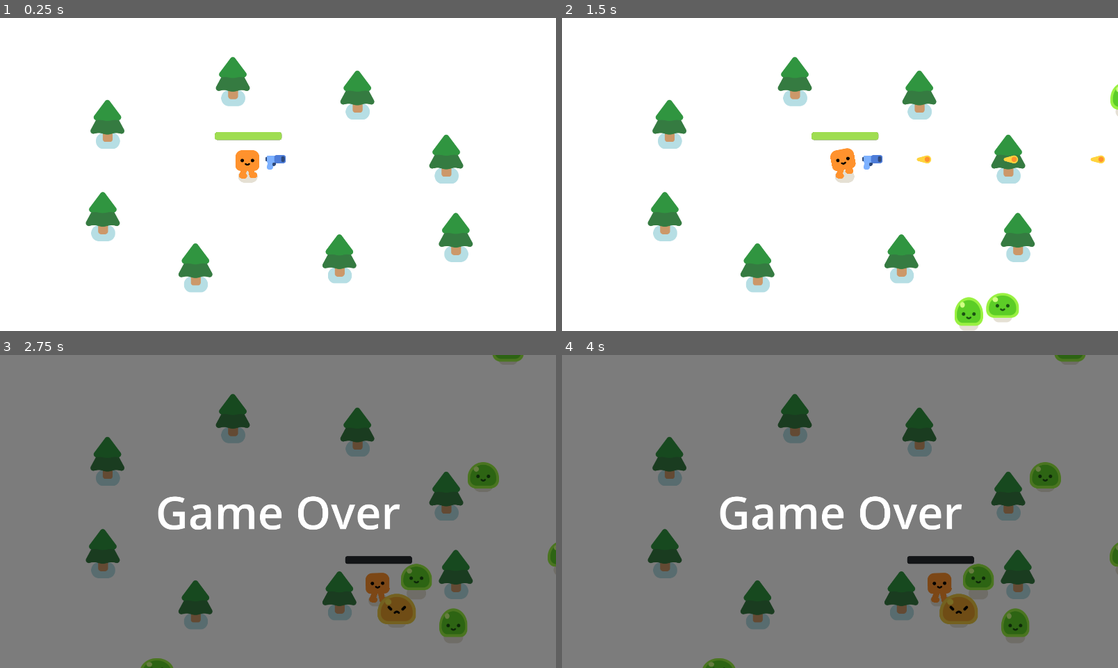
Above: before the commit, frames 1-4 (two rows, left to right).
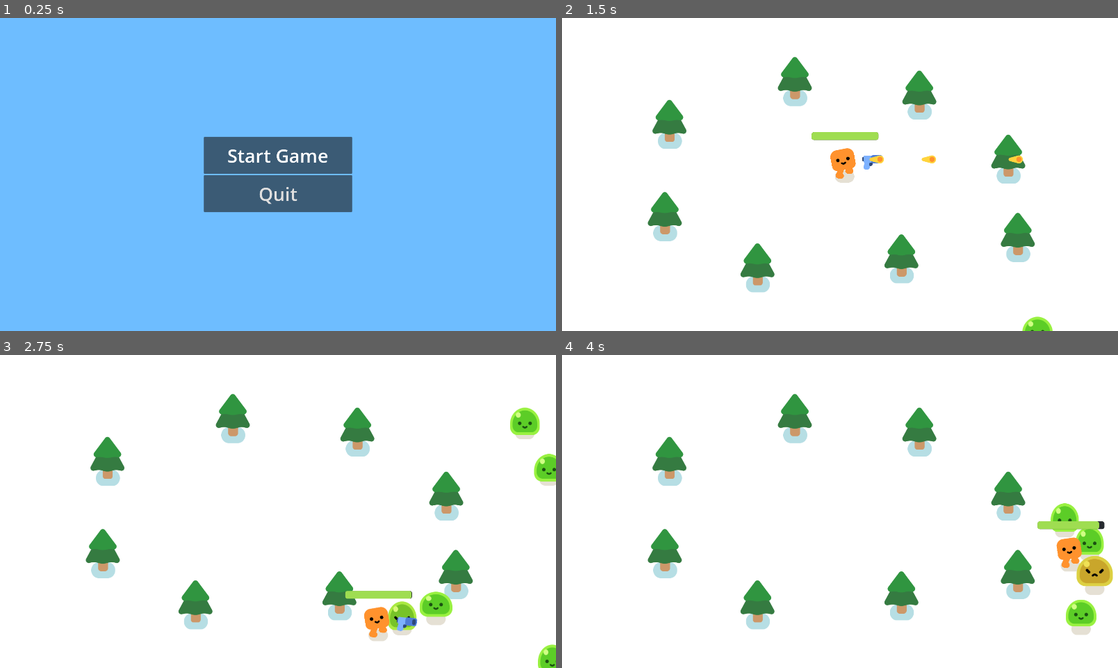
Above: after the commit, the same moments.

Repository: Q8T7/Vampire-survivor
Game: Godot game, scene res://start_menu.tscn
Same seed, same stepped clock (60 frames per second), same inputs: the game is played once before the commit and once after it. Before the commit the project starts from res://survivors_game.tscn. Sound files missing from this copy of the repository are replaced by a short silence.
Inputs (mouse positions are in pixels of both pictures, inside the frame that each line leads up to):
- Up to frame 1 (0.25 s): no input
- Up to frame 2 (1.5 s): click (840, 155) at 0.5 s, where only the run after the commit has a clickable "Start Game"; hold D (move_right) from 1.28 s (still down)
- Up to frame 3 (2.75 s): release D (move_right) at 2.03 s; hold S (move_down) from 2.03 s (still down)
- Up to frame 4 (4 s): release S (move_down) at 2.78 s; hold D (move_right) 2.78-3.53 s; hold W (move_up) from 3.53 s (still down)

The runs differ from the first frame. In frame 1, 100% of the frame differs, in the area x 0-100%, y 0-100%; in frame 2, 1.4%; in frame 3, 99%; in frame 4, 99%.

Commit message:
adding start menu

Diff:
--- a/player.gd
+++ b/player.gd
@@ -15,7 +15,7 @@
 	else:
 		%HappyBoo.play_idle_animation()
 
-	const DAMAGE_RATE = 500.0
+	const DAMAGE_RATE = 5.0
 	var overlapping_mobs = %HurtBox.get_overlapping_bodies()
 	if overlapping_mobs.size() > 0:
 		health -= DAMAGE_RATE * overlapping_mobs.size() * delta
--- a/project.godot
+++ b/project.godot
@@ -75,7 +75,7 @@
 [application]
 
 config/name="Final Project"
-run/main_scene="res://survivors_game.tscn"
+run/main_scene="res://start_menu.tscn"
 config/features=PackedStringArray("4.2", "Forward Plus")
 config/icon="res://icon.png"
 
--- /dev/null
+++ b/start_menu.gd
@@ -0,0 +1,7 @@
+extends CenterContainer
+
+func _on_start_game_button_pressed():
+	get_tree().change_scene_to_file("res://survivors_game.tscn")
+
+func _on_quit_button_pressed():
+	get_tree().quit()
--- /dev/null
+++ b/start_menu.tscn
@@ -0,0 +1,38 @@
+[gd_scene load_steps=2 format=3 uid="uid://craumqfqofrho"]
+
+[ext_resource type="Script" path="res://start_menu.gd" id="1_34jqy"]
+
+[node name="StartMenu" type="CenterContainer"]
+anchors_preset = 15
+anchor_right = 1.0
+anchor_bottom = 1.0
+grow_horizontal = 2
+grow_vertical = 2
+script = ExtResource("1_34jqy")
+
+[node name="VBoxContainer" type="VBoxContainer" parent="."]
+layout_mode = 2
+
+[node name="StartGameButton" type="Button" parent="VBoxContainer"]
+custom_minimum_size = Vector2(512, 128)
+layout_mode = 2
+theme_override_colors/font_color = Color(1, 1, 1, 1)
+theme_override_font_sizes/font_size = 64
+text = "Start Game"
+
+[node name="QuitButton" type="Button" parent="VBoxContainer"]
+custom_minimum_size = Vector2(512, 128)
+layout_mode = 2
+theme_override_font_sizes/font_size = 64
+text = "Quit"
+
+[node name="CanvasLayer" type="CanvasLayer" parent="."]
+layer = -30
+
+[node name="ColorRect" type="ColorRect" parent="CanvasLayer"]
+offset_right = 1952.0
+offset_bottom = 1104.0
+color = Color(0.431373, 0.741176, 1, 1)
+
+[connection signal="pressed" from="VBoxContainer/StartGameButton" to="." method="_on_start_game_button_pressed"]
+[connection signal="pressed" from="VBoxContainer/QuitButton" to="." method="_on_quit_button_pressed"]
--- a/survivors_game.gd
+++ b/survivors_game.gd
@@ -1,5 +1,8 @@
 extends Node2D
 
+@onready var asp = $AudioStreamPlayer
+
+var volume = 8
 
 func spawn_mob():
 	var new_mob = preload("res://mob.tscn").instantiate()
@@ -15,3 +18,11 @@
 func _on_player_health_depleted():
 	%GameOver.visible = true
 	get_tree().paused = true
+
+func _ready():
+	AudioServer.set_bus_volume_db(0,volume)
+	asp.play()
+
+
+func _on_audio_stream_player_finished():
+	asp.play()
--- a/survivors_game.tscn
+++ b/survivors_game.tscn
@@ -1,8 +1,9 @@
-[gd_scene load_steps=5 format=3 uid="uid://b83ylcp6wgwvx"]
+[gd_scene load_steps=6 format=3 uid="uid://b83ylcp6wgwvx"]
 
 [ext_resource type="PackedScene" uid="uid://djf7qvech8sho" path="res://player.tscn" id="1_l1ux2"]
 [ext_resource type="Script" path="res://survivors_game.gd" id="1_swra0"]
 [ext_resource type="PackedScene" uid="uid://sjqb4mb4hwj8" path="res://pine_tree.tscn" id="2_r827u"]
+[ext_resource type="AudioStream" uid="uid://dd4vcr3djoprm" path="res://238251__steaq__dark-ambient-backgrounding-001.wav" id="4_n5h7j"]
 
 [sub_resource type="Curve2D" id="Curve2D_4opx0"]
 _data = {
@@ -89,5 +90,10 @@
 theme_override_font_sizes/font_size = 156
 text = "Game Over"
 
+[node name="AudioStreamPlayer" type="AudioStreamPlayer" parent="."]
+stream = ExtResource("4_n5h7j")
+autoplay = true
+
 [connection signal="health_depleted" from="Player" to="." method="_on_player_health_depleted"]
 [connection signal="timeout" from="Timer" to="." method="_on_timer_timeout"]
+[connection signal="finished" from="AudioStreamPlayer" to="." method="_on_audio_stream_player_finished"]
Not shown, added: 238251__steaq__dark-ambient-backgrounding-001.wav.import
Not shown, added: 238251__steaq__dark-ambient-backgrounding-001.wav
